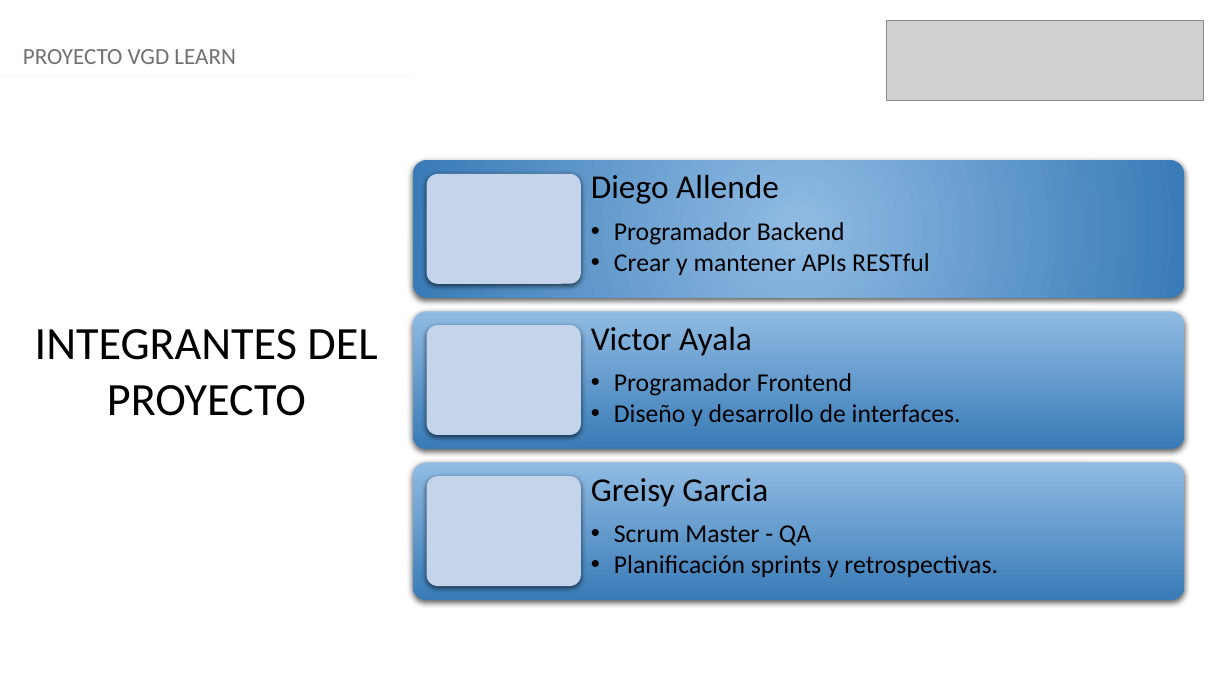
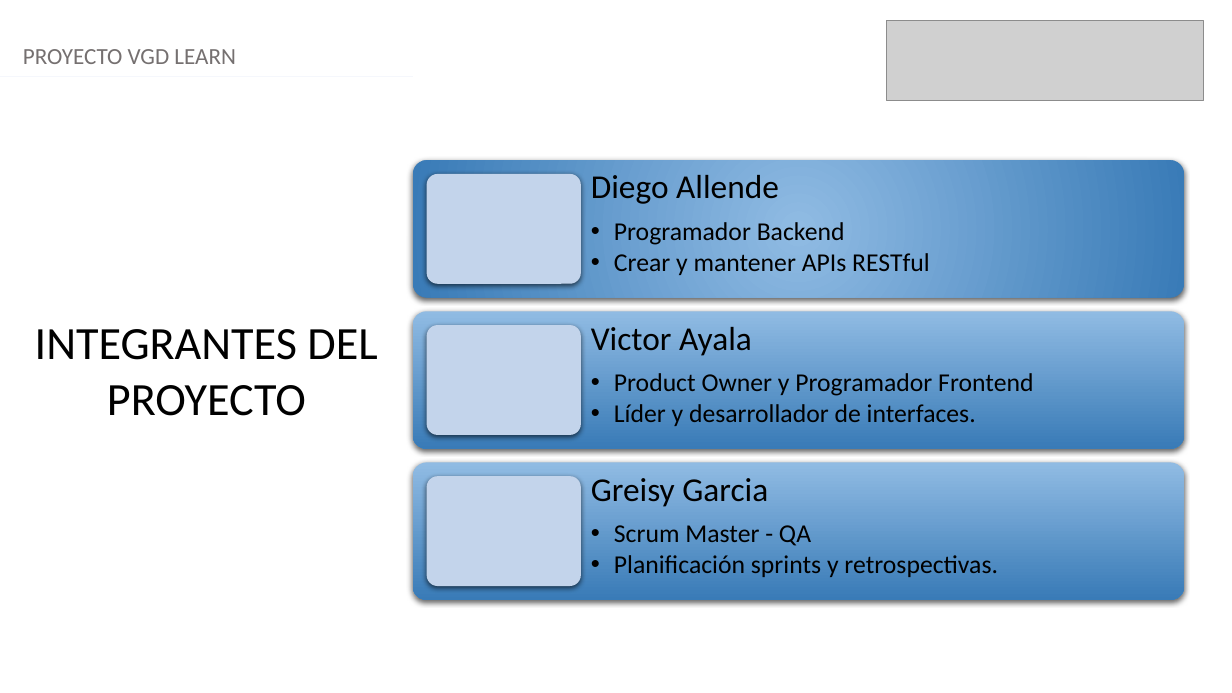
Before and after one commit to Viktorr2416/Proyecto-APT, a slide deck: slide 2 of Fase 2/Evidencias_Proyecto/Presentación proyecto.pptx. Drawn at 1232x693 pixels with LibreOffice and Linux fonts; fonts in the diff are those of the drawing; grey boxes stand for pictures. Boxes give left, top, right and bottom in pixels: in the first picture for what was removed or moved away, otherwise in the second. Text is boxed around its words. In the diff, an @@ line names an element or a change of style, - is before the commit and + after.

```diff
--- a/Fase 2/Evidencias_Proyecto/Presentación proyecto.pptx
+++ b/Fase 2/Evidencias_Proyecto/Presentación proyecto.pptx
@@ text at (614, 373, 1033, 426): text changed @@
-  • Programador Frontend
-  • Diseño y desarrollo de interfaces.
+  • Product Owner y Programador Frontend
+  • Líder y desarrollador de interfaces.
```
Also in this commit, not shown: 9 other slides changed, 1 slide added, 4 slides removed.
